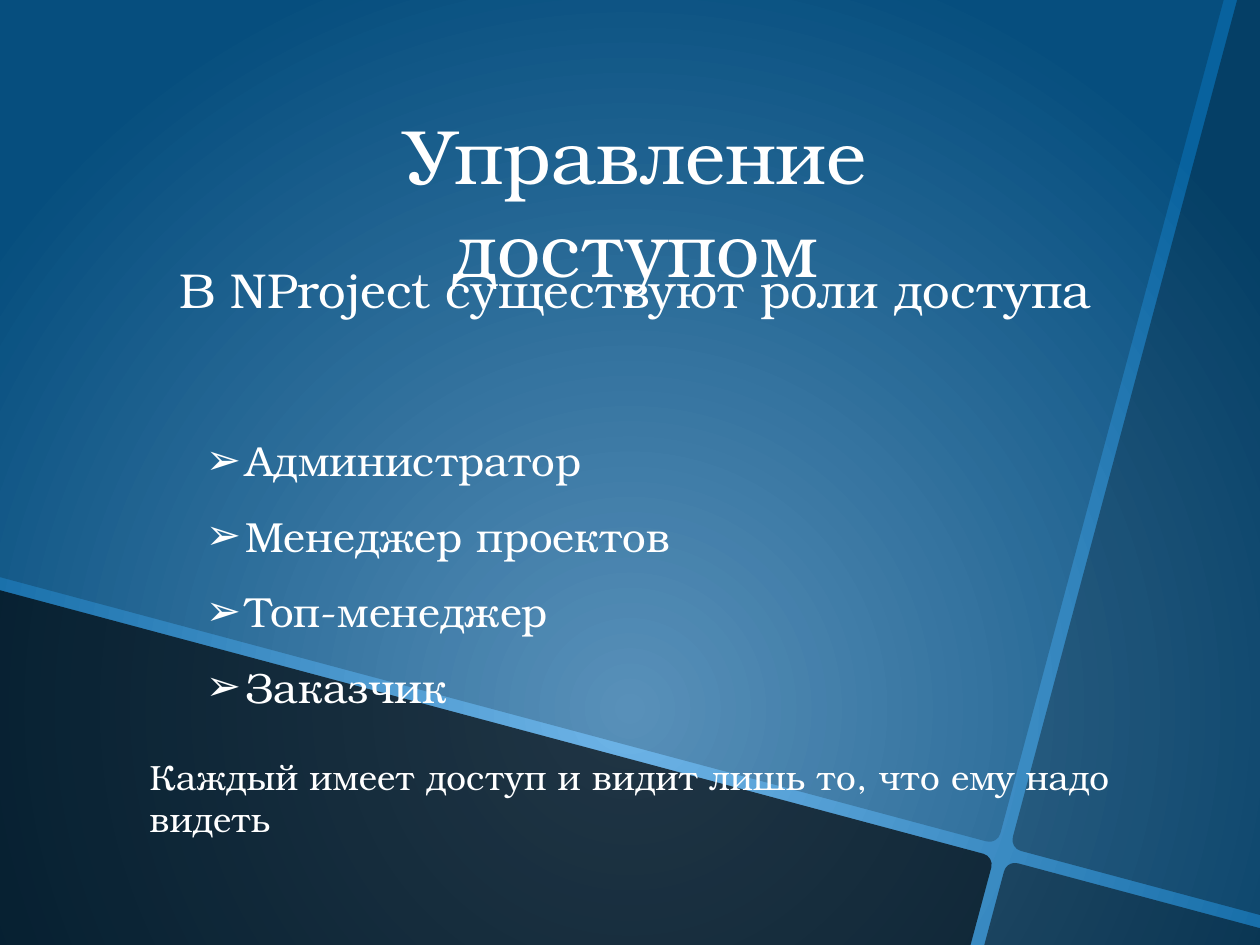
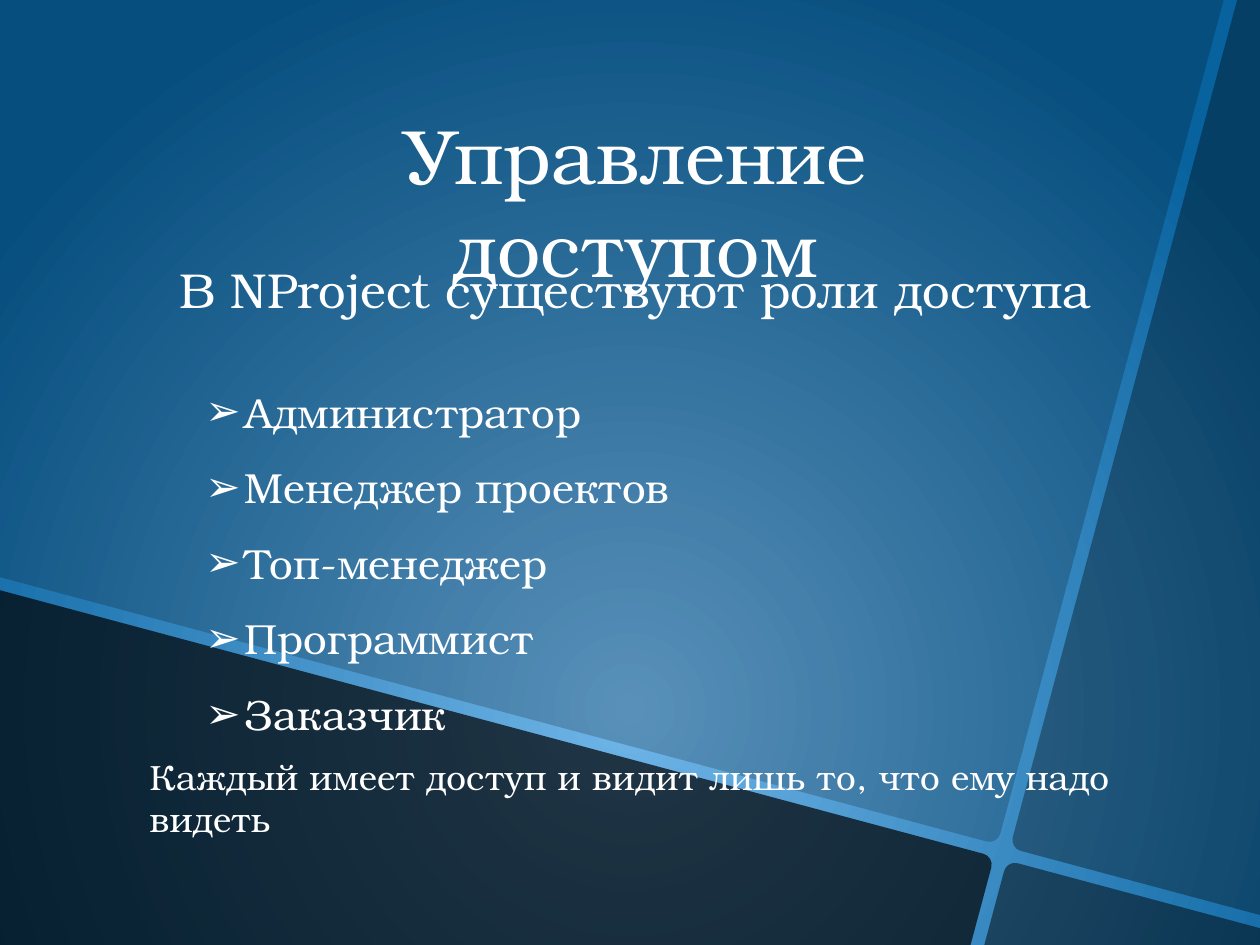
Before and after one commit to Sirix/NProject, a slide deck: slide 6 of Documents/NProject.pptx. Drawn at 1260x945 pixels with LibreOffice and Linux fonts; fonts in the diff are those of the drawing; background and template pictures are left out. Boxes give left, top, right and bottom in pixels: in the first picture for what was removed or moved away, otherwise in the second. Text is boxed around its words. In the diff, an @@ line names an element or a change of style, - is before the commit and + after.

```diff
--- a/Documents/NProject.pptx
+++ b/Documents/NProject.pptx
@@ text "Администратор" moved from (x1=245, y1=447, x2=670, y2=715) to (x1=245, y1=399, x2=670, y2=731) @@
@@ text at (x1=245, y1=625, x2=534, y2=666): paragraph added @@
+➢ Программист
```
Also in this commit, not shown: 2 other files.
